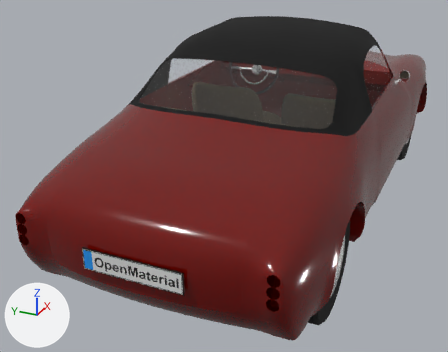
Renders of the glTF model examples/vehicle_example/vehicle_example.gltf from each side of a commit.
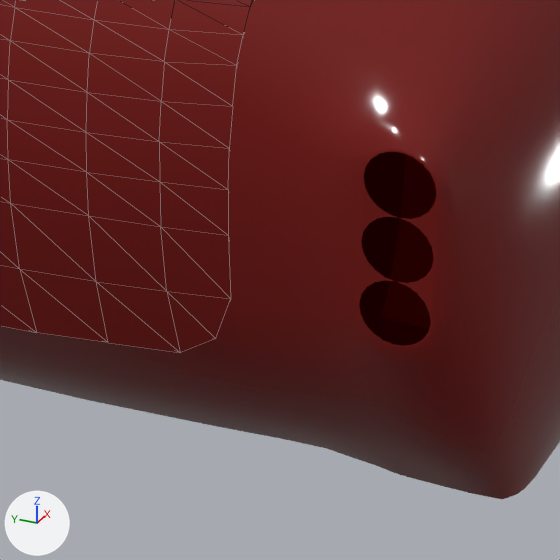
The first picture shows the older version from a 50 mm camera at (-3.89, -1.34, 2.08) aimed at (-0.3, 0.28, 0.29). The close-ups show both versions on the part from 44% to 68% of the width and 70% to 100% of the height of that picture; other places that the commit changed are outside them. Arrows for +X, +Y and +Z are at lower left; the lights stay in place. The close-ups show mesh edges as thin lines. Where no turn or scale is listed for an object, it has been applied to the vertices.

The first close-up shows 'Body', 'Trunk_Lid'.
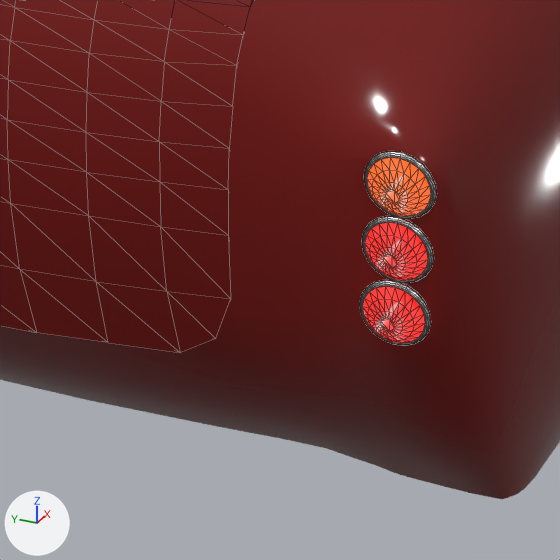
Boxes (x1, y1, x2, y2) around the edits, measured in the close-ups (560 x 560 px):
'Indicator_Lens_BR', added (orange)
    after: (367, 157, 431, 216)
'Light_Tail_Lens_BR', added (red)
    after: (365, 222, 428, 280)
'Light_Brake_Lens_BR', added (red)
    after: (362, 286, 425, 343)
'Indicator_Reflector_BR', added
    after: (363, 152, 437, 219)
'Light_Tail_Reflector_BR', added
    after: (361, 217, 434, 283)
'Light_Brake_Reflector_BR', added
    after: (359, 281, 431, 346)

Patch to the scene script:
```diff
--- a/examples/vehicle_example/vehicle_example.gltf.py
+++ b/examples/vehicle_example/vehicle_example.gltf.py
@@ mat_plastic_red @@
+mat_plastic_red = principled_material('Plastic_Red')
+mat_plastic_red.base_color = (1.0, 0.008, 0.0)  # red #ff1600
+mat_plastic_red.roughness = 0.7
+mat_plastic_red.alpha = 0.4
+mat_plastic_red.emission_color = (1.0, 0.0, 0.0)  # red #ff0000
+mat_plastic_red.emission_strength = 1.0
@@ mat_plastic_orange @@
+mat_plastic_orange = principled_material('Plastic_Orange')
+mat_plastic_orange.base_color = (1.0, 0.1, 0.0)  # orange #ff5900
+mat_plastic_orange.roughness = 0.7
+mat_plastic_orange.alpha = 0.4
+mat_plastic_orange.emission_color = (1.0, 0.1, 0.0)  # orange #ff5900
+mat_plastic_orange.emission_strength = 1.0
@@ me_light_tail_reflector_br @@
+me_light_tail_reflector_br.from_pydata(...)  # 180 vertices, 338 faces; spans x -0.0244..0.0, y -0.0297..0.0297, z -0.0297..0.0297
+me_light_tail_reflector_br.materials.append(mat_chrome)  # white #ffffff
@@ me_light_tail_lens_br @@
+me_light_tail_lens_br.from_pydata(...)  # 160 vertices, 276 faces; spans x -0.0385..-0.0209, y -0.0261..0.0261, z -0.0261..0.0261
+me_light_tail_lens_br.materials.append(mat_plastic_red)  # red #ff1600
@@ me_indicator_reflector_br @@
+me_indicator_reflector_br.from_pydata(...)  # 180 vertices, 338 faces; spans x -0.0244..0.0, y -0.0297..0.0297, z -0.0297..0.0297
+me_indicator_reflector_br.materials.append(mat_chrome)  # white #ffffff
@@ me_indicator_lens_br @@
+me_indicator_lens_br.from_pydata(...)  # 160 vertices, 276 faces; spans x -0.0385..-0.0209, y -0.0261..0.0261, z -0.0261..0.0261
+me_indicator_lens_br.materials.append(mat_plastic_orange)  # orange #ff5900
@@ me_light_brake_reflector_br @@
+me_light_brake_reflector_br.from_pydata(...)  # 180 vertices, 338 faces; spans x -0.0244..0.0, y -0.0297..0.0297, z -0.0297..0.0297
+me_light_brake_reflector_br.materials.append(mat_chrome)  # white #ffffff
@@ me_light_brake_lens_br @@
+me_light_brake_lens_br.from_pydata(...)  # 160 vertices, 276 faces; spans x -0.0385..-0.0209, y -0.0261..0.0261, z -0.0261..0.0261
+me_light_brake_lens_br.materials.append(mat_plastic_red)  # red #ff1600
@@ ob_light_tail_reflector_br @@
+ob_light_tail_reflector_br = bpy.data.objects.new('Light_Tail_Reflector_BR', me_light_tail_reflector_br)
+ob_light_tail_reflector_br.location = (-1.854, -0.65, 0.586)
@@ ob_light_tail_lens_br @@
+ob_light_tail_lens_br = bpy.data.objects.new('Light_Tail_Lens_BR', me_light_tail_lens_br)
+ob_light_tail_lens_br.location = (-1.854, -0.65, 0.586)
@@ ob_indicator_reflector_br @@
+ob_indicator_reflector_br = bpy.data.objects.new('Indicator_Reflector_BR', me_indicator_reflector_br)
+ob_indicator_reflector_br.location = (-1.854, -0.65, 0.645)
@@ ob_indicator_lens_br @@
+ob_indicator_lens_br = bpy.data.objects.new('Indicator_Lens_BR', me_indicator_lens_br)
+ob_indicator_lens_br.location = (-1.854, -0.65, 0.645)
@@ ob_light_brake_reflector_br @@
+ob_light_brake_reflector_br = bpy.data.objects.new('Light_Brake_Reflector_BR', me_light_brake_reflector_br)
+ob_light_brake_reflector_br.location = (-1.854, -0.65, 0.527)
@@ ob_light_brake_lens_br @@
+ob_light_brake_lens_br = bpy.data.objects.new('Light_Brake_Lens_BR', me_light_brake_lens_br)
+ob_light_brake_lens_br.location = (-1.854, -0.65, 0.527)
```
